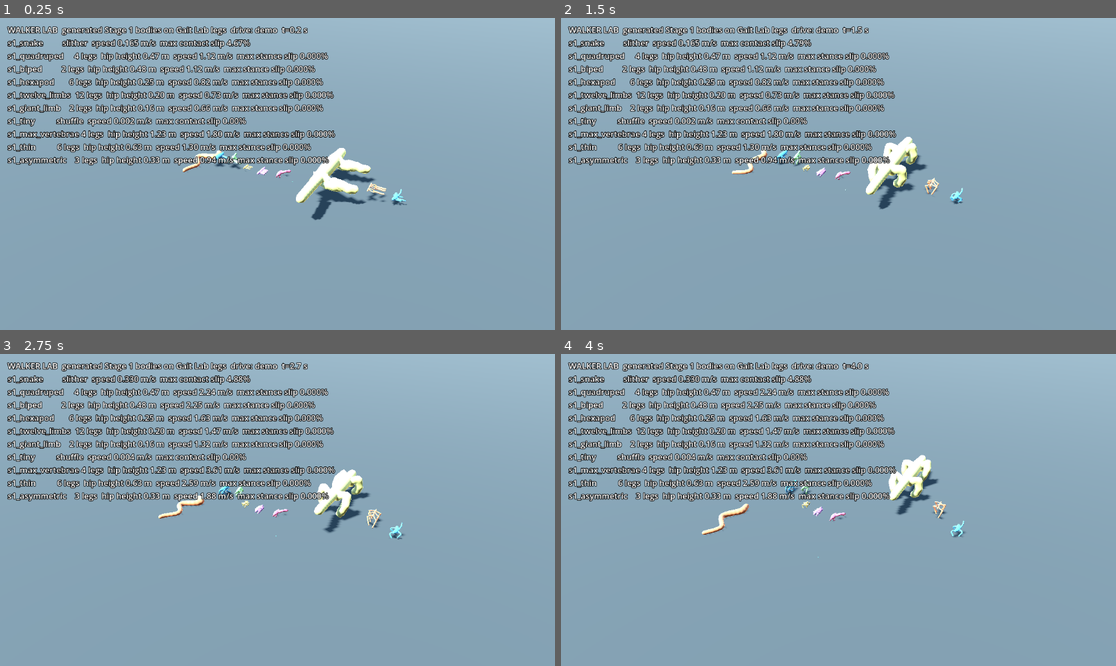
Above: before the commit, frames 1-4 (two rows, left to right).
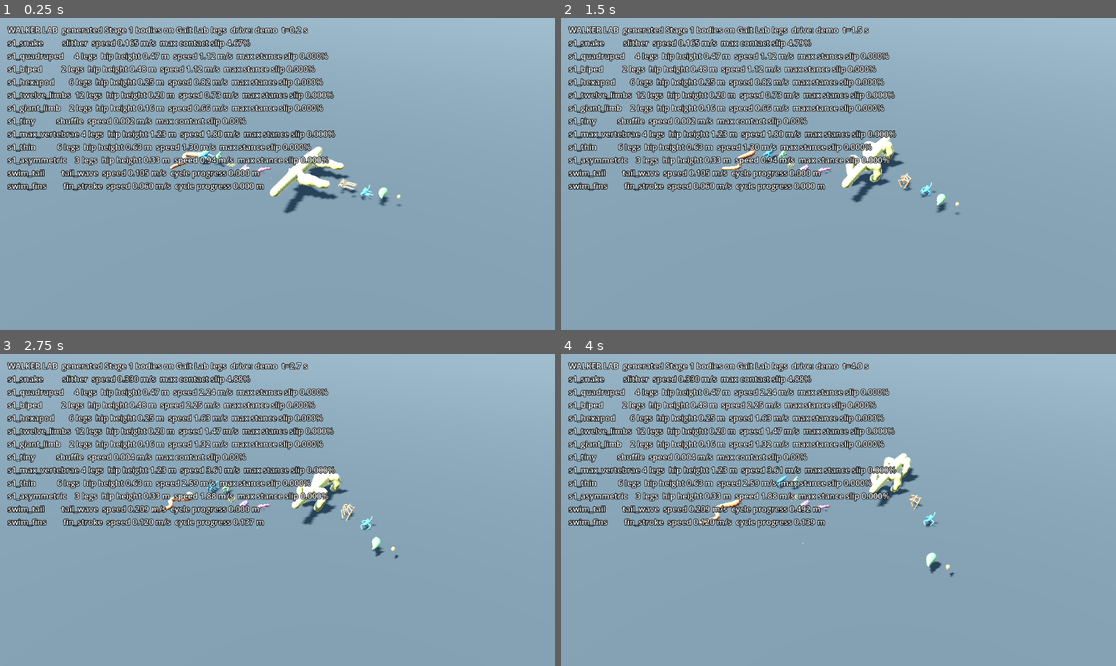
Above: after the commit, the same moments.

Repository: jjthillens-oss/pangaea
Game: Godot game, scene res://walker_lab.tscn
Two runs of this game, one before a commit and one after it. Both use one fixed random seed, a clock stepped at 60 frames per second and the inputs below. This scene is started directly instead of the project's main scene.
Inputs (mouse positions are in pixels of both pictures, inside the frame that each line leads up to):
- Up to frame 1 (0.25 s): no input
- Up to frame 2 (1.5 s): tap Enter at 0.5 s; move the mouse to (960, 158) at 0.52 s; hold D 0.53-1.25 s; tap Tab at 0.6 s; click (960, 158) at 0.67 s; tap E at 0.8 s; drag from (727, 189) to (810, 236) at 1.27 s
- Up to frame 3 (2.75 s): move the mouse to (333, 441) at 2.02 s; hold D from 2.03 s (still down); tap R at 2.1 s; tap T at 2.3 s
- Up to frame 4 (4 s): release D at 2.75 s; drag from (810, 572) to (672, 463) at 2.77 s; move the mouse to (1005, 556) at 3.52 s; hold A from 3.53 s (still down); tap Tab at 3.6 s; tap E at 3.8 s

The runs differ from the first frame. In frame 1, 4.1% of the frame differs, in the area x 1-74%, y 41-65%; in frame 2, 4.0%; in frame 3, 3.7%; in frame 4, 3.6%.

Commit message:
Add description-driven aquatic swim mode and tests

Diff:
--- /dev/null
+++ b/prototypes/creature-lab/domain/swim_drive.gd
@@ -0,0 +1,118 @@
+extends RefCounted
+## PROPOSED deterministic kinematic swimming. No ground contacts or physics forces.
+
+const GaitBody := preload("res://domain/gait_body.gd")
+const AQUATIC_PARTS := ["fin", "flipper", "tail_fluke"]
+
+var desc: RefCounted
+var mode := ""
+var position := Vector3.ZERO
+var yaw := 0.0
+var v := 0.0
+var omega := 0.0
+var phase := 0.0
+var cycles := 0.0
+var length_m := 0.0
+var speed_top := 0.0
+var wave_hz := 0.0
+var wave_count := 1.0
+var amplitude := 0.0
+var root_pitch := 0.0
+var root_roll := 0.0
+var max_pitch := 0.0
+var max_roll := 0.0
+var max_curvature := 0.0
+var max_stance_slip_ratio := 0.0 # No stance exists in water.
+var cycle_origin := Vector3.ZERO
+var last_cycle_progress := 0.0
+var cycle_progress_min := INF
+
+
+static func aquatic(description: RefCounted, medium := "air") -> bool:
+	if medium == "water":
+		return true
+	var has_part := false
+	for part in description.parts:
+		if AQUATIC_PARTS.has(String(part["type"])):
+			has_part = true
+	if not has_part or not GaitBody.from_description(description)["legs"].is_empty():
+		return false
+	# A two-joint stub that reaches below the belly is a ground leg too.
+	for chain in description.limb_chains():
+		var points: PackedVector3Array = chain["points"]
+		if points[points.size() - 1].y < -description.max_radius_m():
+			return false
+	return true
+
+
+static func create(description: RefCounted, medium := "air") -> RefCounted:
+	var p = load("res://domain/swim_drive.gd").new()
+	if not aquatic(description, medium):
+		return p
+	p.desc = description
+	for i in description.vertebrae.size() - 1:
+		p.length_m += description.position_m(i).distance_to(description.position_m(i + 1))
+	p.length_m = maxf(p.length_m, 0.2)
+	var tail := false
+	var fins := 0
+	for part in description.parts:
+		if String(part["type"]) == "tail_fluke":
+			tail = true
+		elif ["fin", "flipper"].has(String(part["type"])):
+			fins += 2 if bool(part.get("mirror", false)) else 1
+	p.mode = "tail_wave" if tail or fins < 2 else "fin_stroke"
+	p.speed_top = clampf(0.32 * p.length_m + 0.06 * fins, 0.12, 0.65)
+	p.amplitude = deg_to_rad(clampf(5.0 + 5.0 / p.length_m, 7.0, 14.0))
+	p.wave_hz = clampf(p.speed_top / maxf(0.55 * p.length_m, 0.1), 0.45, 2.0)
+	p.cycle_origin = p.position
+	return p
+
+
+func step(dt: float, throttle: float, turn: float) -> void:
+	if dt <= 0.0 or mode.is_empty():
+		return
+	var wanted := clampf(throttle, -1.0, 1.0) * speed_top
+	v = move_toward(v, wanted, speed_top * 2.0 * dt)
+	omega = move_toward(omega, clampf(turn, -1.0, 1.0) * 0.55, 2.0 * dt)
+	yaw += omega * dt
+	var forward := Basis(Vector3.UP, yaw) * Vector3.FORWARD
+	position += forward * v * dt
+	# Buoyancy is neutral: no acceleration toward or away from a surface.
+	root_pitch = deg_to_rad(4.0) * clampf(throttle, -1.0, 1.0)
+	root_roll = deg_to_rad(4.0) * clampf(turn, -1.0, 1.0)
+	var up := Basis(Vector3.UP, -yaw) * (posed_root_transform().basis * Vector3.UP)
+	max_pitch = maxf(max_pitch, absf(atan2(up.z, up.y)))
+	max_roll = maxf(max_roll, absf(atan2(up.x, up.y)))
+	var old_cycle := floori(cycles)
+	cycles += wave_hz * dt * clampf(absf(v) / speed_top, 0.25, 1.0)
+	phase = fposmod(cycles, 1.0)
+	if floori(cycles) > old_cycle:
+		last_cycle_progress = (position - cycle_origin).dot(forward)
+		cycle_progress_min = minf(cycle_progress_min, last_cycle_progress)
+		cycle_origin = position
+	for i in desc.vertebrae.size():
+		max_curvature = maxf(max_curvature, absf(spine_angle(i)) / maxf(length_m / maxi(1, desc.vertebrae.size() - 1), 0.01))
+
+
+func spine_angle(i: int) -> float:
+	if mode != "tail_wave" or i == 0:
+		return 0.0
+	var u := float(i) / float(maxi(1, desc.vertebrae.size() - 1))
+	return amplitude * (0.2 + 0.8 * u) * sin(TAU * (phase - wave_count * u))
+
+
+func fin_angle(i: int) -> float:
+	return 1.5 * amplitude * sin(TAU * phase + PI * float(i % 2))
+
+
+func posed_root_transform() -> Transform3D:
+	return Transform3D(Basis(Vector3.UP, yaw) * Basis.from_euler(Vector3(root_pitch, 0.0, root_roll)), position)
+
+
+func within_stability_gate() -> bool:
+	return max_pitch <= deg_to_rad(5.0) and max_roll <= deg_to_rad(5.0)
+
+
+func is_finite_state() -> bool:
+	return position.is_finite() and is_finite(yaw) and is_finite(v) and is_finite(phase) \
+		and is_finite(max_curvature) and is_finite(max_pitch) and is_finite(max_roll)
--- /dev/null
+++ b/prototypes/creature-lab/lab_swim.gd
@@ -0,0 +1,27 @@
+extends RefCounted
+## Two PROPOSED aquatic descriptions. The controller reads their geometry and parts, not these names.
+
+const LabSpine := preload("res://lab_spine.gd")
+
+
+static func names() -> Array[String]:
+	return ["swim_tail", "swim_fins"]
+
+
+static func body(body_name: String) -> RefCounted:
+	if body_name == "swim_tail":
+		var tail = LabSpine.body("fish")
+		tail.add_part("tail_fluke", {"host": "spine", "u": 1000, "ring": 500, "elev": 0})
+		tail.add_part("fin", {"host": "spine", "u": 400, "ring": 0})
+		return tail
+	if body_name == "swim_fins":
+		var fins = LabSpine.body("tadpole")
+		var attach: String = fins.vertebrae[2]["id"]
+		var p: Vector3 = fins.position_m(2)
+		var s: float = fins.scale_m()
+		var base := Vector3i(roundi(p.x / s), roundi(p.y / s), roundi(p.z / s))
+		var limb: String = fins.add_limb(attach, [[base + Vector3i(75, 0, 0), 45],
+				[base + Vector3i(220, 0, 25), 30]], true)
+		fins.add_part("flipper", {"host": limb + ":end", "u": 1000, "ring": 250, "mirror": true})
+		return fins
+	return null
--- /dev/null
+++ b/prototypes/creature-lab/rig/swim_rig.gd
@@ -0,0 +1,31 @@
+extends Node3D
+## Visual adapter for the aquatic drive. It reuses the generated skin and skeleton.
+
+const SpineRig := preload("res://rig/spine_rig.gd")
+
+var planner: RefCounted
+var body: Node3D
+var mode := ""
+var max_stance_slip_ratio := 0.0
+
+
+func setup(desc: RefCounted, arrays: Dictionary, drive: RefCounted, color: Color,
+		placements := [], orientations := {}) -> void:
+	planner = drive
+	mode = drive.mode
+	body = SpineRig.new()
+	body.name = "Body"
+	add_child(body)
+	body.setup(desc, arrays, color)
+	if not placements.is_empty():
+		body.add_parts(placements, orientations)
+
+
+func sync(_dt: float) -> void:
+	body.global_transform = planner.posed_root_transform()
+	var skeleton: Skeleton3D = body.skeleton
+	for i in planner.desc.vertebrae.size():
+		if i != body.root_bone:
+			skeleton.set_bone_pose_rotation(i, Quaternion(Vector3.UP, planner.spine_angle(i)))
+	for i in body.limb_roots.size():
+		skeleton.set_bone_pose_rotation(body.limb_roots[i], Quaternion(Vector3.RIGHT, planner.fin_angle(i)))
--- /dev/null
+++ b/prototypes/creature-lab/tests/run_swim_tests.gd
@@ -0,0 +1,53 @@
+extends SceneTree
+## Deterministic swim-selection, propulsion, posture and curvature gates.
+
+const Lab := preload("res://lab_swim.gd")
+const LabSpine := preload("res://lab_spine.gd")
+const Drive := preload("res://domain/swim_drive.gd")
+const Rig := preload("res://rig/swim_rig.gd")
+const SkinCpu := preload("res://skin/skin_cpu.gd")
+
+var failures := 0
+
+
+func _init() -> void:
+	check(not Drive.aquatic(LabSpine.body("s1_quadruped")), "ground-reaching quadruped keeps walk mode")
+	check(Drive.aquatic(LabSpine.body("s1_quadruped"), "water"), "explicit water override selects swim")
+	for name in Lab.names():
+		var desc = Lab.body(name)
+		check(Drive.aquatic(desc), "%s anatomy selects swim" % name)
+		var a = Drive.create(desc)
+		var b = Drive.create(desc)
+		check(a.mode == ("tail_wave" if name == "swim_tail" else "fin_stroke"), "%s mode" % name)
+		var max_wave := 0.0
+		var max_fin := 0.0
+		for i in 600:
+			a.step(1.0 / 60.0, 1.0, 0.25)
+			b.step(1.0 / 60.0, 1.0, 0.25)
+			max_wave = maxf(max_wave, absf(a.spine_angle(desc.vertebrae.size() - 1)))
+			max_fin = maxf(max_fin, absf(a.fin_angle(0)))
+		check(a.position == b.position and a.phase == b.phase, "%s deterministic 600-step state" % name)
+		check(a.is_finite_state() and a.within_stability_gate(), "%s finite and pitch/roll <=5 deg" % name)
+		check(a.cycle_progress_min > 0.02, "%s net forward progress/cycle %.3f m" % [name, a.cycle_progress_min])
+		check(a.max_curvature < 2.0, "%s spine curvature %.3f rad/m" % [name, a.max_curvature])
+		check(a.max_stance_slip_ratio == 0.0, "%s has no foot contact" % name)
+		check(max_fin > 0.01, "%s fin stroke is phase locked" % name)
+		check((max_wave > 0.01) == (name == "swim_tail"), "%s correct spinal propulsion" % name)
+		print("SWIM %s mode=%s speed_top=%.3f hz=%.3f progress_min=%.3f curvature=%.3f pitch=%.2f roll=%.2f" % [
+			name, a.mode, a.speed_top, a.wave_hz, a.cycle_progress_min, a.max_curvature,
+			rad_to_deg(a.max_pitch), rad_to_deg(a.max_roll)])
+	var desc = Lab.body("swim_tail")
+	var rig = Rig.new()
+	root.add_child(rig)
+	rig.setup(desc, SkinCpu.build(desc, 32), Drive.create(desc), Color.WHITE)
+	rig.planner.step(1.0 / 60.0, 1.0, 0.0)
+	rig.sync(1.0 / 60.0)
+	check(rig.body.skeleton.get_bone_count() == desc.bone_count(), "generated swim rig keeps full skeleton")
+	print("FAILURES: %d" % failures)
+	quit(1 if failures > 0 else 0)
+
+
+func check(ok: bool, label: String) -> void:
+	print("%s  %s" % ["PASS" if ok else "FAIL", label])
+	if not ok:
+		failures += 1
--- a/prototypes/creature-lab/walker_lab.gd
+++ b/prototypes/creature-lab/walker_lab.gd
@@ -11,6 +11,9 @@
 const WalkerRig := preload("res://rig/walker_rig.gd")
 const GroundDrive := preload("res://domain/ground_drive.gd")
 const GroundDriveRig := preload("res://rig/ground_drive_rig.gd")
+const SwimDrive := preload("res://domain/swim_drive.gd")
+const SwimRig := preload("res://rig/swim_rig.gd")
+const LabSwim := preload("res://lab_swim.gd")
 const BodyField := preload("res://domain/body_field.gd")
 const AnchorResolver := preload("res://domain/anchor_resolver.gd")
 
@@ -21,6 +24,7 @@
 var drive := "demo"
 var duration := 0.0
 var show_hud := true
+var medium := "air"
 
 var walkers: Array = []
 var time := 0.0
@@ -37,23 +41,35 @@
 			"drive": drive = kv[1]
 			"duration": duration = float(kv[1])
 			"hud": show_hud = kv[1] != "0"
+			"medium": medium = kv[1]
 	_build_world()
 	var names: Array = []
-	for n in (LabSpine.stage1_names() if body_choice == "all" else [body_choice]):
-		var d = LabSpine.body(n)
-		if not GaitBody.from_description(d)["legs"].is_empty() or not GroundDrive.create(d).mode.is_empty():
+	var choices: Array = LabSpine.stage1_names() + LabSwim.names() if body_choice == "all" else [body_choice]
+	for n in choices:
+		var d = LabSwim.body(n) if LabSwim.names().has(n) else LabSpine.body(n)
+		if SwimDrive.aquatic(d, medium) or not GaitBody.from_description(d)["legs"].is_empty() \
+				or not GroundDrive.create(d).mode.is_empty():
 			names.append(n)
 	var table = Lab.table()
 	var orientations := LabSpine.part_orientations(LabSpine.part_rules())
 	var x := 0.0
 	for n in names.size():
-		var desc = LabSpine.body(names[n])
+		var desc = LabSwim.body(names[n]) if LabSwim.names().has(names[n]) else LabSpine.body(names[n])
 		var info := GaitBody.from_description(desc)
 		var width: float = desc.bounds_m().size.x
 		if n > 0:
 			x += 0.5 * width + 0.6
 		var rig: Node3D
-		if not info["legs"].is_empty():
+		# Water override wins; otherwise anatomy selects swim before the legged gait.
+		if SwimDrive.aquatic(desc, medium):
+			var swim = SwimDrive.create(desc, medium)
+			swim.position = Vector3(x, 0.6, 0.0)
+			rig = SwimRig.new()
+			rig.name = names[n]
+			add_child(rig)
+			rig.setup(desc, SkinCpu.build(desc, 48), swim, PALETTE[n % PALETTE.size()],
+					AnchorResolver.resolve_all(desc, BodyField.from_description(desc), orientations), orientations)
+		elif not info["legs"].is_empty():
 			var mech = Lab.BodyMechanics.create(names[n], info["body"], table)
 			var planner = Lab.GaitPlanner.create(mech, Vector3(x, 0.0, 0.0), 0.0)
 			rig = WalkerRig.new()
@@ -98,7 +114,10 @@
 		var lines := PackedStringArray(["WALKER LAB  generated Stage 1 bodies on Gait Lab legs  drive: %s  t=%.1f s"
 				% [drive, time]])
 		for w in walkers:
-			if w.get_script() == GroundDriveRig:
+			if w.get_script() == SwimRig:
+				lines.append("%-16s %s  speed %.3f m/s  cycle progress %.3f m"
+						% [w.name, w.mode, w.planner.v, w.planner.last_cycle_progress])
+			elif w.get_script() == GroundDriveRig:
 				lines.append("%-16s %s  speed %.3f m/s  max contact slip %.2f%%"
 						% [w.name, w.mode, w.planner.v, 100.0 * w.max_stance_slip_ratio])
 			else:
